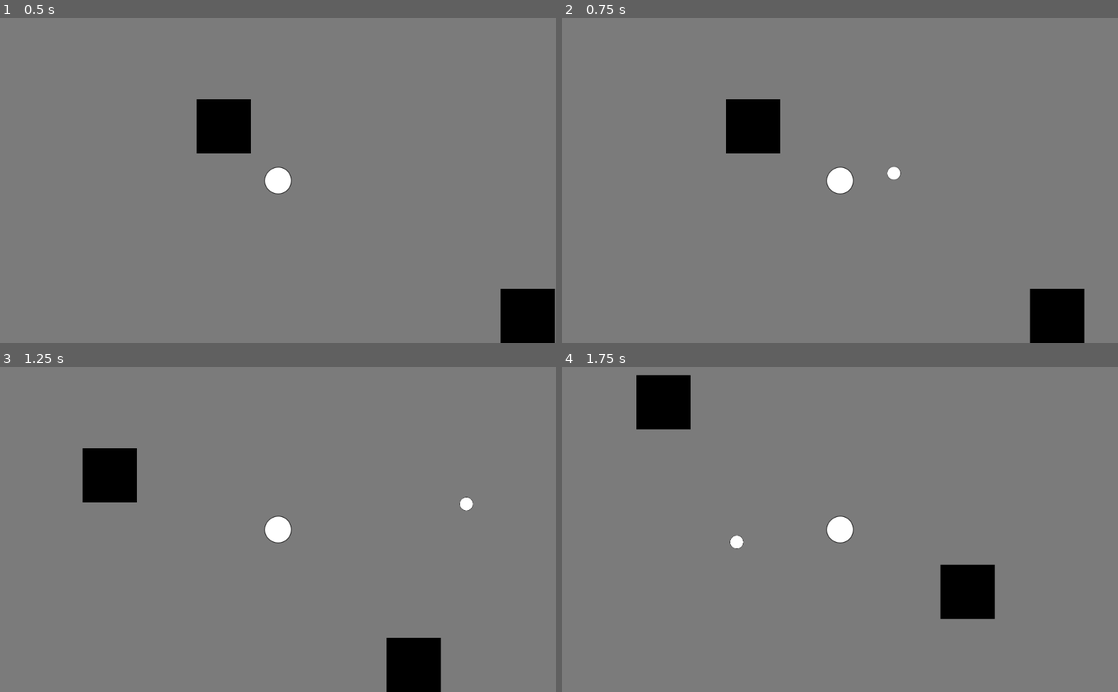
Above: before the commit, frames 1-4 (two rows, left to right).
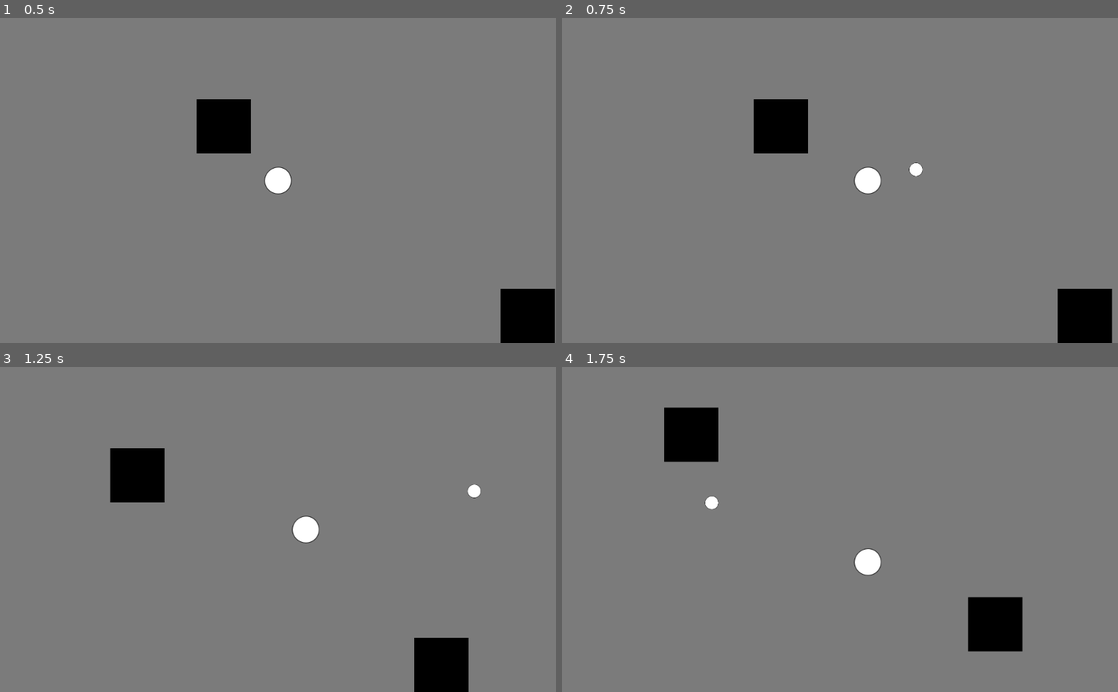
Above: after the commit, the same moments.

Repository: ComradeSparklePony/Slay-the-Triangles
Game: Godot game, scene res://town.tscn
Same seed, same stepped clock (60 frames per second), same inputs: the game is played once before the commit and once after it. The project has no main scene, so this scene is started directly.
Inputs (mouse positions are in pixels of both pictures, inside the frame that each line leads up to):
- Up to frame 1 (0.5 s): no input
- Up to frame 2 (0.75 s): tap Enter at 0.5 s; move the mouse to (962, 164) at 0.52 s; press the mouse at (962, 164) at 0.53 s; hold Right (ui_right) from 0.53 s (still down)
- Up to frame 3 (1.25 s): keep holding Right (ui_right)
- Up to frame 4 (1.75 s): move the mouse to (728, 545) at 1.27 s; release Right (ui_right) at 1.28 s; release the mouse at (728, 545) at 1.28 s; hold Down (ui_down) from 1.28 s (still down); click (728, 545) at 1.35 s

Frame 1 is identical in both runs. In frame 2, 4.2% of the frame differs, in the area x 29-99%, y 25-100%; in frame 3, 4.1%; in frame 4, 6.2%, in the area x 13-83%, y 2-88%.

Commit message:
fix projectile
fixed projectile so it now moves independently of player and gets destroyed when it contacts a wall. also changed camera motion a little

Diff:
--- a/player.tscn
+++ b/player.tscn
@@ -45,10 +45,10 @@
 smoothing_speed = 5.0
 offset_v = 0.0
 offset_h = 0.0
-drag_margin_left = 0.0
-drag_margin_top = 0.0
-drag_margin_right = 0.0
-drag_margin_bottom = 0.0
+drag_margin_left = 0.1
+drag_margin_top = 0.2
+drag_margin_right = 0.1
+drag_margin_bottom = 0.2
 editor_draw_screen = true
 editor_draw_limits = false
 editor_draw_drag_margin = false
--- a/projectile.gd
+++ b/projectile.gd
@@ -3,17 +3,27 @@
 export (int) var SPEED
 var move_vector
 var detect_pos
+var player
 
 func _ready():
 	detect_pos = true
+	player = get_parent()
 
 func _process(delta):
 	if detect_pos:
 		move_vector = get_local_mouse_position() - position
 		move_vector = move_vector.normalized()
 	position += move_vector * delta * SPEED
+	position -= player.velocity * delta
 
 	detect_pos = false
 
 func _on_Visibility_screen_exited():
 	queue_free()
+
+
+
+
+func _on_projectile_body_entered(body):
+	if (body.is_in_group("wall")):
+		queue_free()
--- a/projectile.tscn
+++ b/projectile.tscn
@@ -20,7 +20,7 @@
 audio_bus_name = "Master"
 script = ExtResource( 1 )
 _sections_unfolded = [ "Collision" ]
-SPEED = 500
+SPEED = 750
 
 [node name="Sprite" type="Sprite" parent="." index="0"]
 
@@ -31,3 +31,5 @@
 [node name="CollisionShape2D" type="CollisionShape2D" parent="." index="1"]
 
 shape = SubResource( 1 )
+
+[connection signal="body_entered" from="." to="." method="_on_projectile_body_entered"]
--- a/town.tscn
+++ b/town.tscn
@@ -12,10 +12,14 @@
 position = Vector2( 150, 150 )
 _sections_unfolded = [ "Collision", "Material", "Transform", "Visibility", "Z Index", "collision" ]
 
-[node name="world-wall" parent="." index="1" instance=ExtResource( 2 )]
+[node name="world-wall" parent="." index="1" groups=[
+"wall",
+] instance=ExtResource( 2 )]
 
 position = Vector2( 50, 50 )
 
-[node name="world-wall2" parent="." index="2" instance=ExtResource( 2 )]
+[node name="world-wall2" parent="." index="2" groups=[
+"wall",
+] instance=ExtResource( 2 )]
 
 position = Vector2( 610, 400 )
